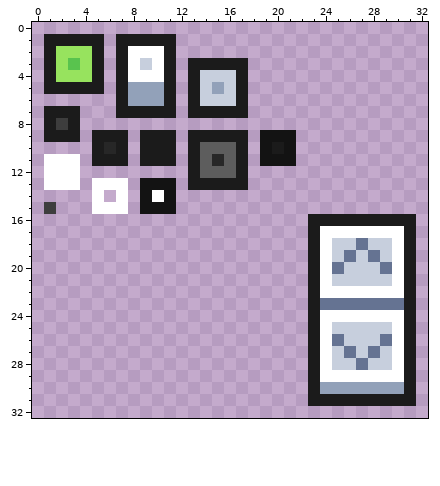
Edited in one commit: pixel-art sprite (GNUI/theme/gnuiTheme.png). Above: the version before the commit.
The file is 33x33 pixels.
New version:
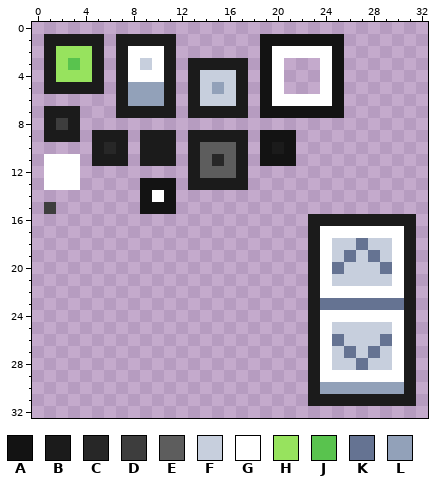
Palette (. is transparent): A #131313  B #1b1b1b  C #272727  D #3d3d3d  E #5d5d5d  F #c7cfdd  G #ffffff  H #97e35e  J #59c34e  K #657392  L #92a1b9
From old to new:
@@ x 17..27 @@
  0 ...........
- 1 ...........
- 2 ...........
- 3 B..........
- 4 B..........
- 5 B..........
- 6 B..........
- 7 B..........
+ 1 ..AAAAAAA..
+ 2 ..AGGGGGA..
+ 3 B.AG...GA..
+ 4 B.AG...GA..
+ 5 B.AG...GA..
+ 6 B.AGGGGGA..
+ 7 B.AAAAAAA..
  8 ...........
@@ x 3..9 @@
 12 G......
-13 G.GGG.A
-14 ..G.G.A
-15 ..GGG.A
+13 G.....A
+14 ......A
+15 ......A
 16 .......
Changed places in both pictures, as pixel boxes (x1, y1, x2, y2):
added: (260, 34, 344, 118)
erased: (92, 178, 128, 214)
